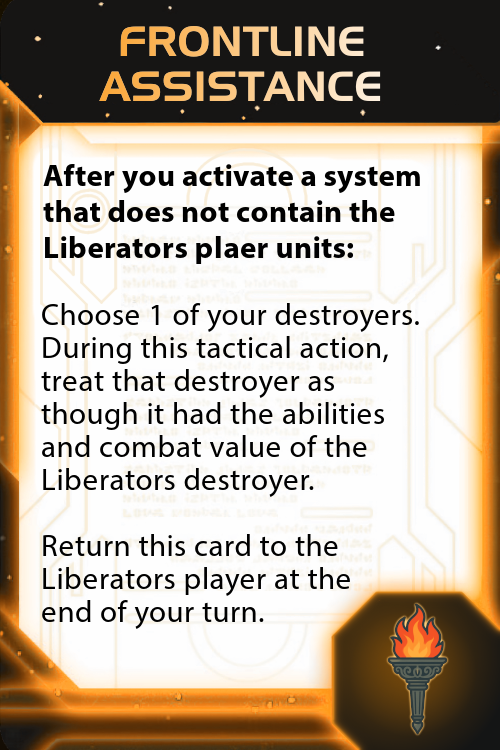
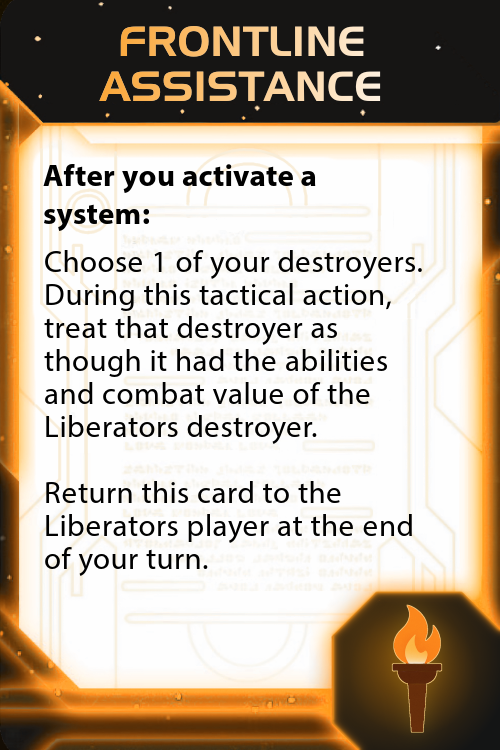
Layer changes from the first w=500, h=750 image to the second:
hid "Pasted Layer" over left=385, top=601, right=450, bottom=737
showed "icon.png copy" over left=379, top=596, right=455, bottom=746
renamed "After you activate a system th..." to "After you activate a system:", painted on it over left=43, top=166, right=420, bottom=264
painted on "Choose 1 of your destroyers. D..." over left=41, top=250, right=422, bottom=629